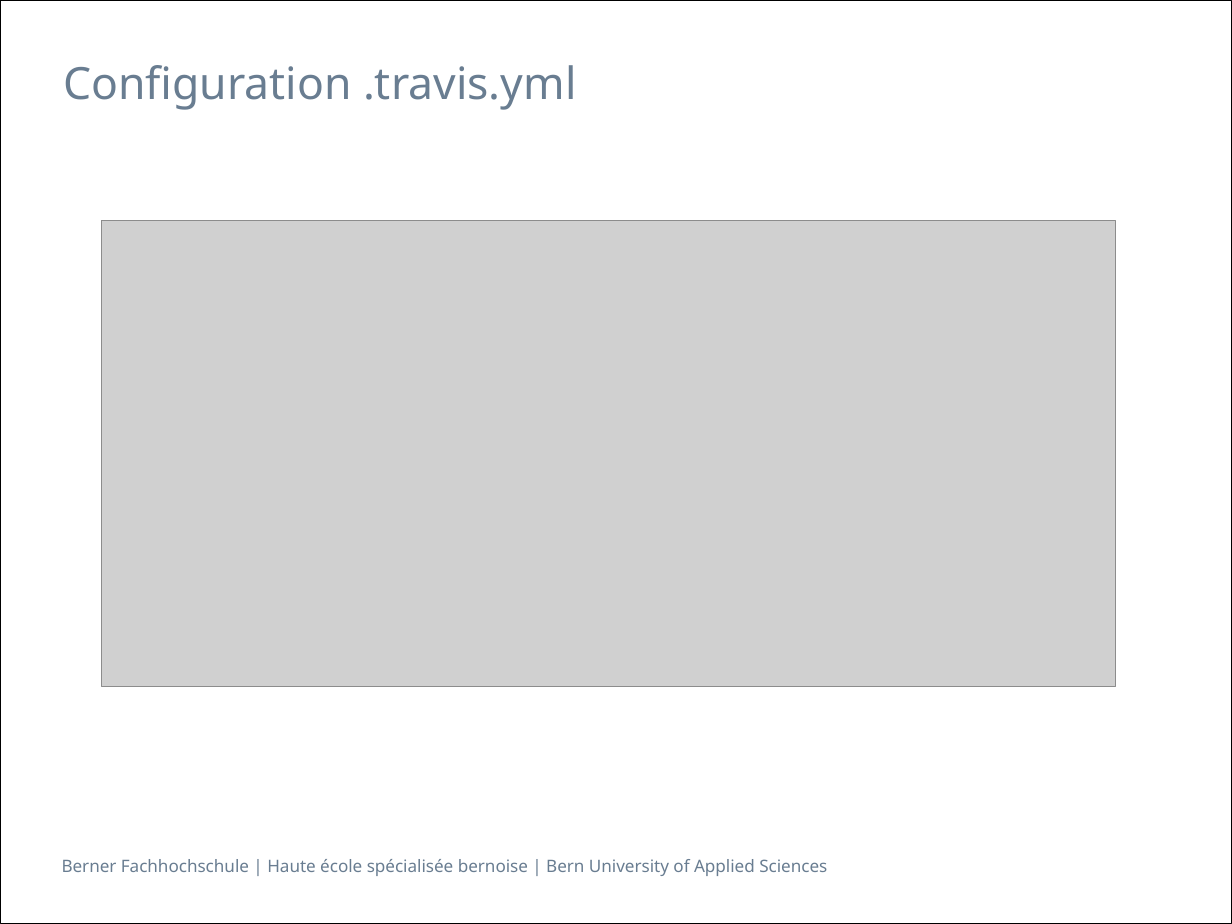
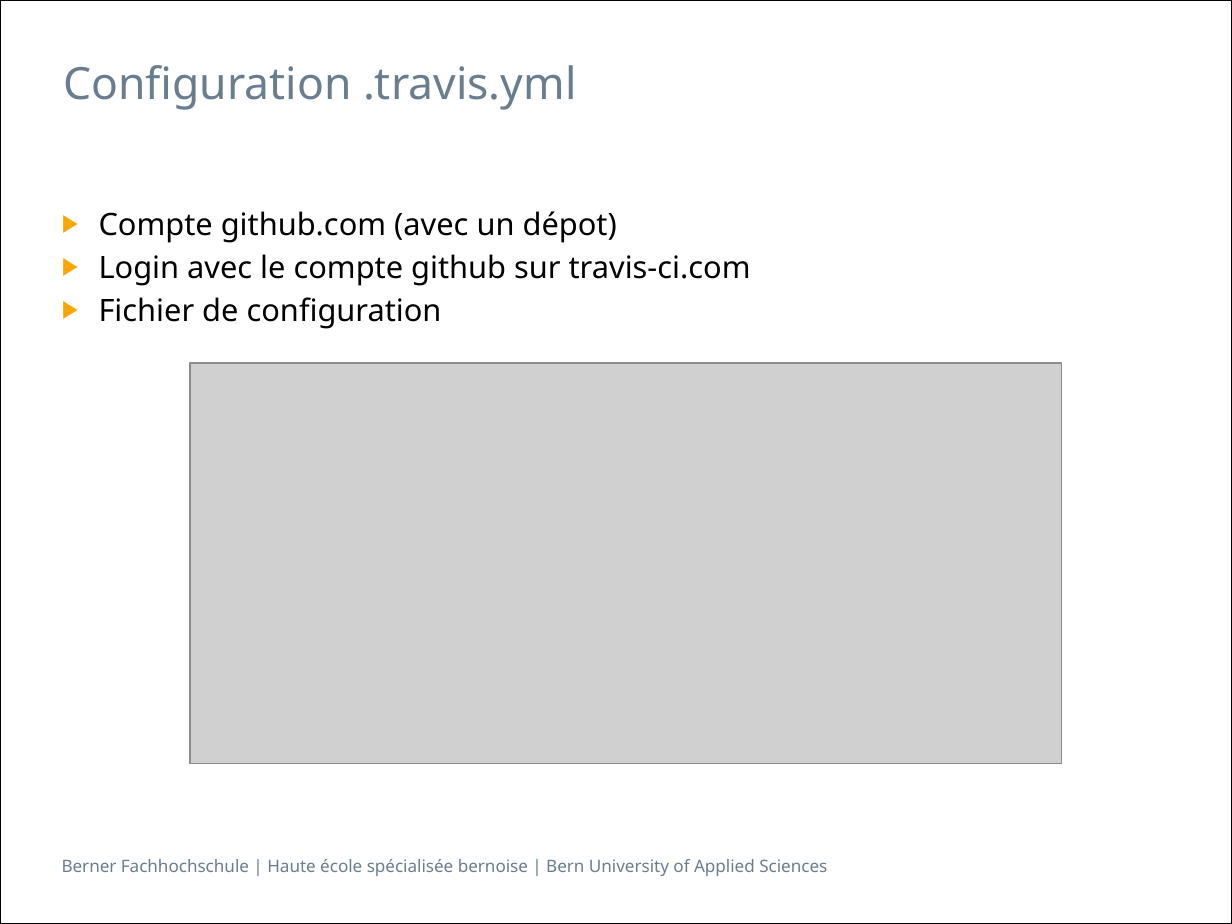
Before and after one commit to h3ll5ur7er/InfoSeminar, a slide deck: slide 23 of continuousIntegration/Infseminar_IntegrationContinue_aescd5.pptx. Drawn at 1232x924 pixels with LibreOffice and Linux fonts; fonts in the diff are those of the drawing; grey boxes stand for pictures. Boxes give left, top, right and bottom in pixels: in the first picture for what was removed or moved away, otherwise in the second. Text is boxed around its words. In the diff, an @@ line names an element or a change of style, - is before the commit and + after.

```diff
--- a/continuousIntegration/Infseminar_IntegrationContinue_aescd5.pptx
+++ b/continuousIntegration/Infseminar_IntegrationContinue_aescd5.pptx
@@ text added at <box>99,211,751,329</box>, 18 pt, text #000000 @@
+▶ Compte github.com (avec un dépot)
+▶ Login avec le compte github sur travis-ci.com
+▶ Fichier de configuration
@@ picture: place and size @@
-picture at <box>102,221,1116,686</box>
+picture at <box>190,363,1061,764</box>
```
Also in this commit, not shown: 11 other slides changed, 1 other file.
